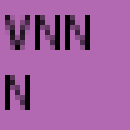
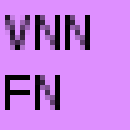
Layer changes from the first 130x130 image to the second:
painted on "VNN/FN" over [5, 75, 60, 110]
renamed "magenta bg" to "purple bg", painted on it over [0, 0, 130, 130]
